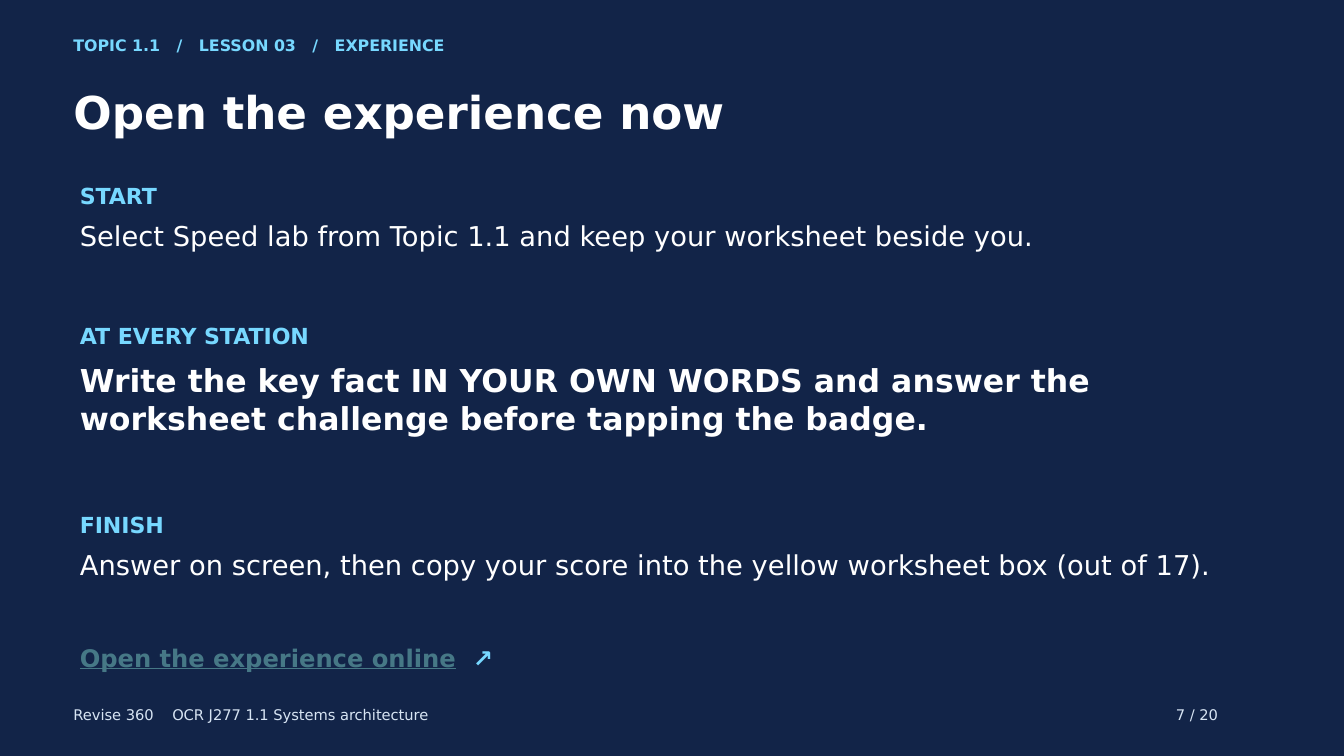
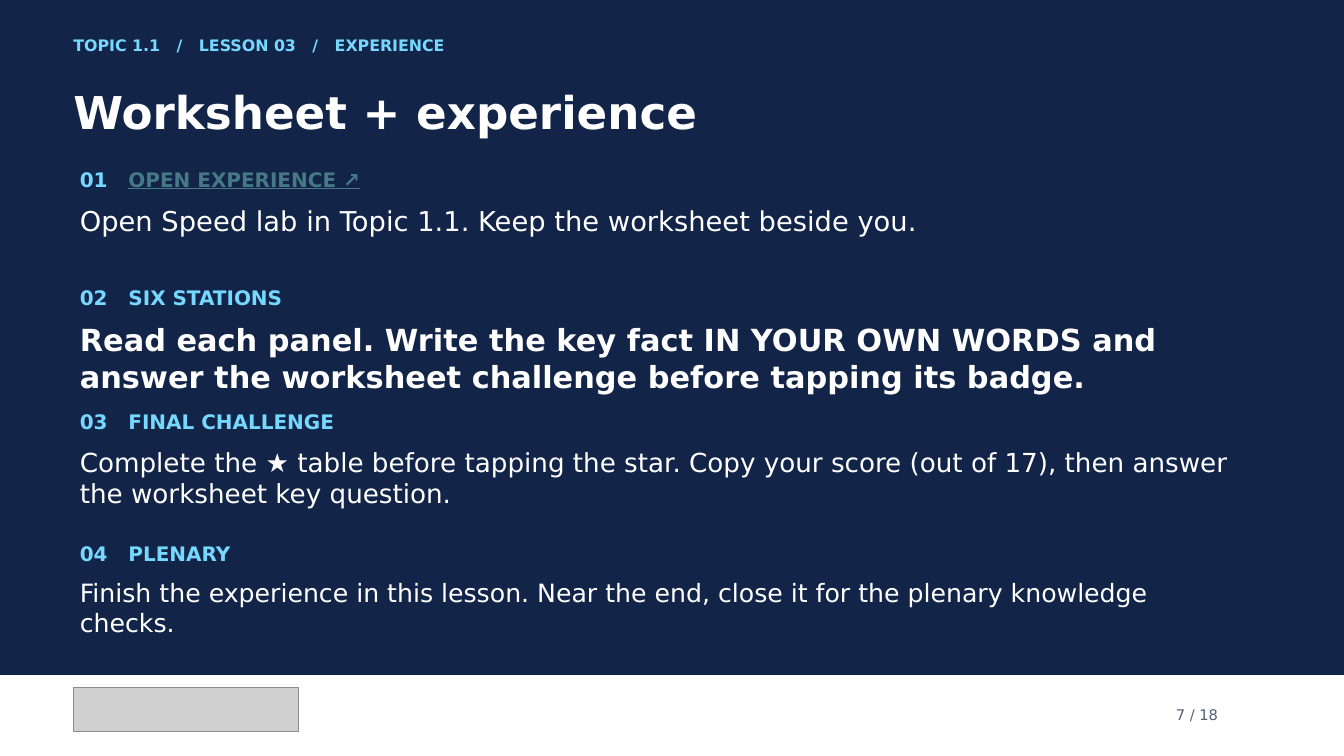
Before and after one commit to MrP-CS/Revise360, a slide deck: slide 7 of presentations/SA_L03_SpeedLab_Lesson.pptx. Drawn at 1344x756 pixels with LibreOffice and Linux fonts; fonts in the diff are those of the drawing; grey boxes stand for pictures. Boxes give left, top, right and bottom in pixels: in the first picture for what was removed or moved away, otherwise in the second. Text is boxed around its words. In the diff, an @@ line names an element or a change of style, - is before the commit and + after.

Commit message:
Consolidate Topic 1.1 deck instructions and add Revise 360 logo

```diff
--- a/presentations/SA_L03_SpeedLab_Lesson.pptx
+++ b/presentations/SA_L03_SpeedLab_Lesson.pptx
@@ text at <box>73,94,697,139</box>: text changed @@
-Open the experience now
+Worksheet + experience
@@ text added at <box>80,172,336,189</box>, 14.2 pt, text #467886, bold, underline @@
+01 OPEN EXPERIENCE ↗
@@ text removed at <box>80,187,157,205</box> @@
-START
@@ text at <box>80,210,917,237</box>: text changed @@
-Select Speed lab from Topic 1.1 and keep your worksheet beside you.
+Open Speed lab in Topic 1.1. Keep the worksheet beside you.
@@ text added at <box>80,290,283,306</box>, 14.2 pt, text #77D8FF, bold @@
+02 SIX STATIONS
@@ text at <box>80,328,1156,394</box>: text changed; size 22.5 to 21.8 pt @@
-Write the key fact IN YOUR OWN WORDS and answer the worksheet challenge before tapping the badge.
+Read each panel. Write the key fact IN YOUR OWN WORDS and answer the worksheet challenge before tapping its badge.
@@ text removed at <box>80,327,309,345</box> @@
-AT EVERY STATION
@@ text added at <box>80,414,334,430</box>, 14.2 pt, text #77D8FF, bold @@
+03 FINAL CHALLENGE
@@ text added at <box>80,452,1228,509</box>, 18.8 pt, text #FFFFFF @@
+Complete the ★ table before tapping the star. Copy your score (out of 17), then answer the worksheet key question.
@@ text removed at <box>80,516,164,534</box> @@
-FINISH
@@ text removed at <box>80,554,1210,581</box> @@
-Answer on screen, then copy your score into the yellow worksheet box (out of 17).
@@ text added at <box>80,546,230,562</box>, 14.2 pt, text #77D8FF, bold @@
+04 PLENARY
@@ text added at <box>80,583,1147,633</box>, 18 pt, text #FFFFFF @@
+Finish the experience in this lesson. Near the end, close it for the plenary knowledge checks.
@@ text removed at <box>80,649,456,672</box> @@
-Open the experience online ↗
@@ rectangle added at <box>0,676,1344,756</box>, fill #FFFFFF @@
@@ picture added at <box>74,689,298,732</box> @@
@@ text removed at <box>73,709,428,723</box> @@
-Revise 360 OCR J277 1.1 Systems architecture
@@ text at <box>1176,709,1218,720</box>: text changed; text colour #D7E4F3 to #526174 @@
-7 / 20
+7 / 18
```
Also in this commit, not shown: 16 other slides changed, 1 slide added, 3 slides removed, 4 other files.
